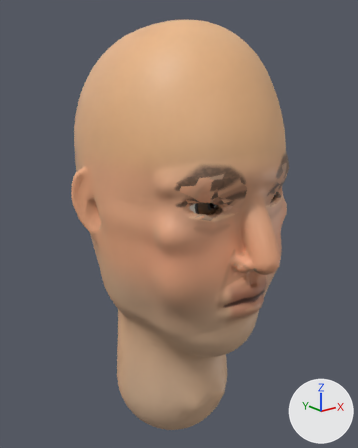
What one commit did to the glTF model game/assets/models/characters/heads/default/default.glb.
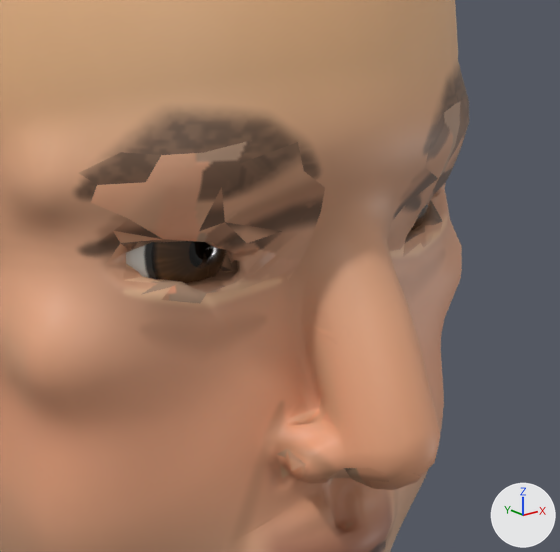
Each version appears first whole from a camera (50 mm lens) standing at (-0.263, -0.327, 1.744) and looking at (0.003, 0.005, 1.612), and next in a close-up on the part from 43% to 88% of the width and 30% to 65% of the height. Arrows for +X, +Y and +Z are at lower right; the lights stay in place. The older version's two pictures come first. Vertices at exactly the same position are counted once.

Objects in the first close-up: 'Eye_R', 'Head_Mesh' and 1 more.
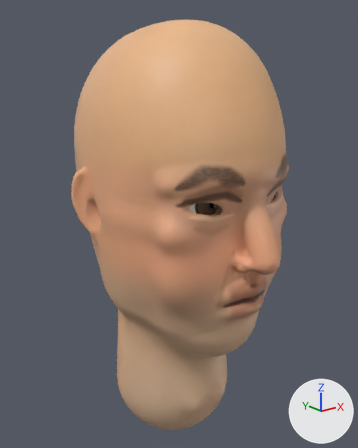
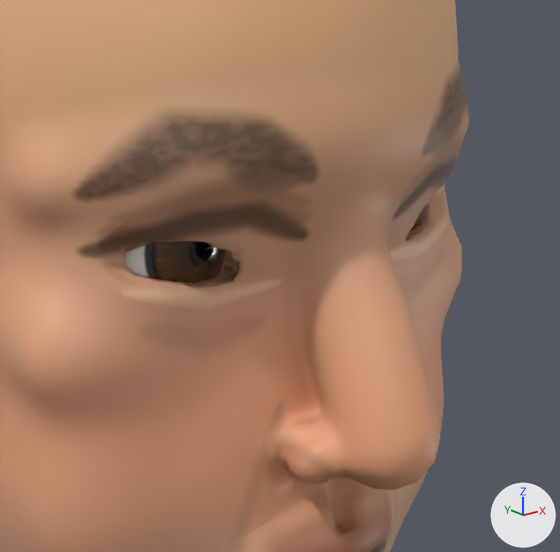
Diff of the bpy script that builds the scene:
```diff
--- a/game/assets/models/characters/heads/default/default.glb.py
+++ b/game/assets/models/characters/heads/default/default.glb.py
@@ me_head_mesh @@
 # used by ob_head_mesh; location = (0.0, 0.0, 0.0)
-me_head_mesh.from_pydata(...)  # 3200 vertices, 6400 faces; spans x -0.085..0.086, y -0.111..0.11, z 1.403..1.781
+me_head_mesh.from_pydata(...)  # 3198 vertices, 6400 faces; spans x -0.085..0.086, y -0.111..0.11, z 1.403..1.781
+# me_head_mesh part 1
+# 57 vertices are removed from x -0.052..0.051, y -0.081..-0.063, z 1.634..1.652
+# 211 faces are deleted
+# 3 vertices move from x 0.033..0.036, y -0.079..-0.065, z 1.643..1.645 to x 0.032..0.039, y -0.078..-0.066, z 1.644..1.645
+# 53 vertices are added at x -0.051..0.051, y -0.08..-0.063, z 1.635..1.651
+# 207 new faces join them
+# me_head_mesh part 2: 449 kept faces spanning x -0.082..0.081, y -0.107..0.037, z 1.585..1.677 get new texture (UV) coordinates
+# other edits to the shape of me_head_mesh do not show in these pictures
 me_head_mesh.materials.append(mat_wm_skin_default)
```

Pixel boxes [x1, y1, x2, y2] of what changed, in the close-ups (560 x 552 px; the box of a moved part takes in the faces that stretch with it):
part 1 of me_head_mesh, moved or reshaped
    both: [90, 187, 459, 331]
part 2 of me_head_mesh, surface changed
    both: [91, 100, 469, 479]
